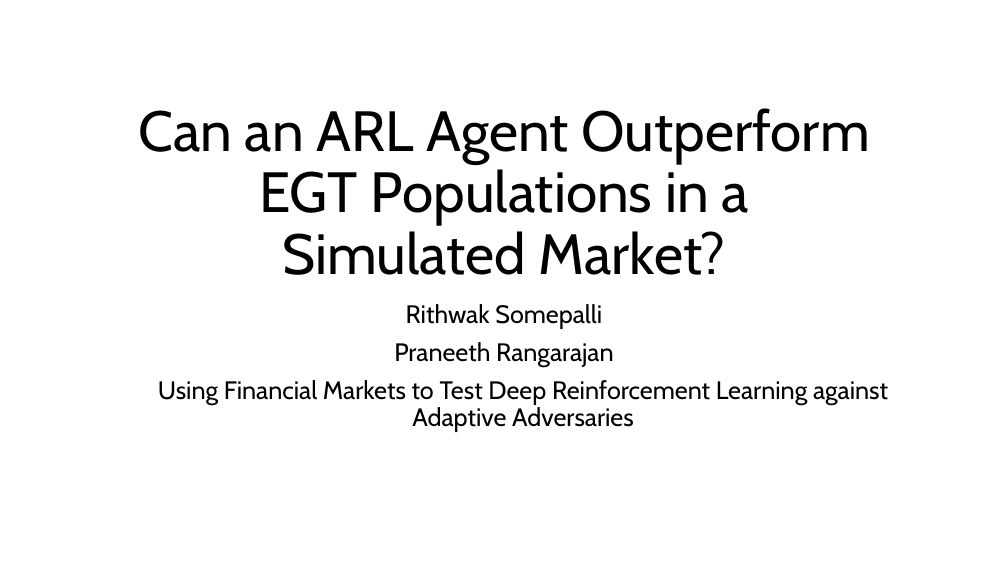
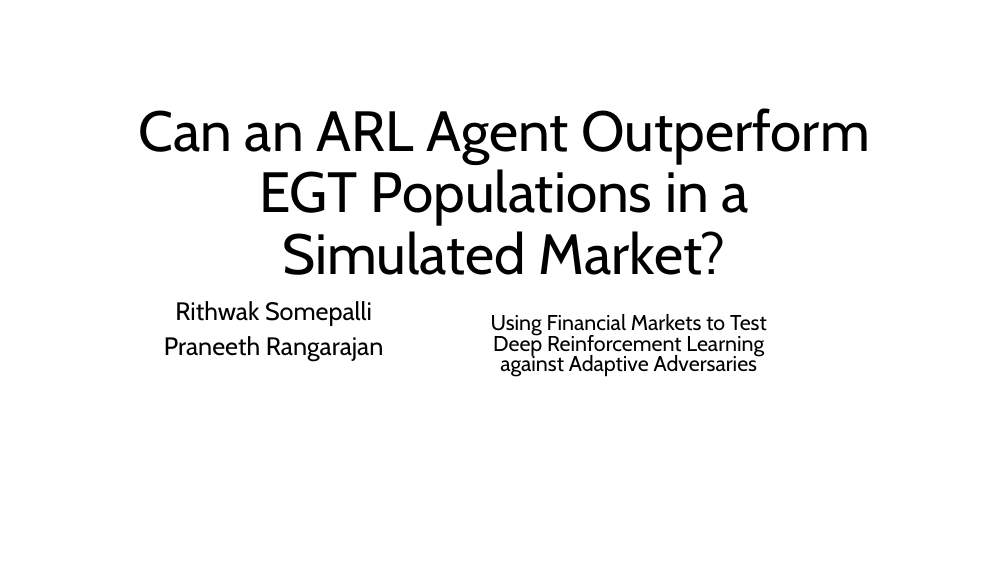
Before and after one commit to Srithwak/Coevolutionary_ARL_vs_EGT_agents_research, a slide deck: slide 1 of presentation.pptx. Drawn at 1008x567 pixels with LibreOffice and Linux fonts; fonts in the diff are those of the drawing. Boxes give left, top, right and bottom in pixels: in the first picture for what was removed or moved away, otherwise in the second. Text is boxed around its words. In the diff, an @@ line names an element or a change of style, - is before the commit and + after.

Commit message:
Pushing initial formatted ppt

```diff
--- a/presentation.pptx
+++ b/presentation.pptx
@@ subtitle "Rithwak Somepalli" at (164, 301, 383, 361): line spacing 0.9 to 0.8 @@
@@ text "Using Financial Markets to Test ...": place and size @@
-text "Using Financial Markets to Test ..." at (158, 380, 888, 432)
+text "Using Financial Markets to Test ..." at (491, 314, 767, 377)
@@ text "Using Financial Markets to Test ..." at (491, 314, 767, 377): size 24 to 20.4 pt; line spacing 0.9 to 0.8 @@
```
Also in this commit, not shown: 5 other slides changed, 10 slides added, 9 slides removed.
